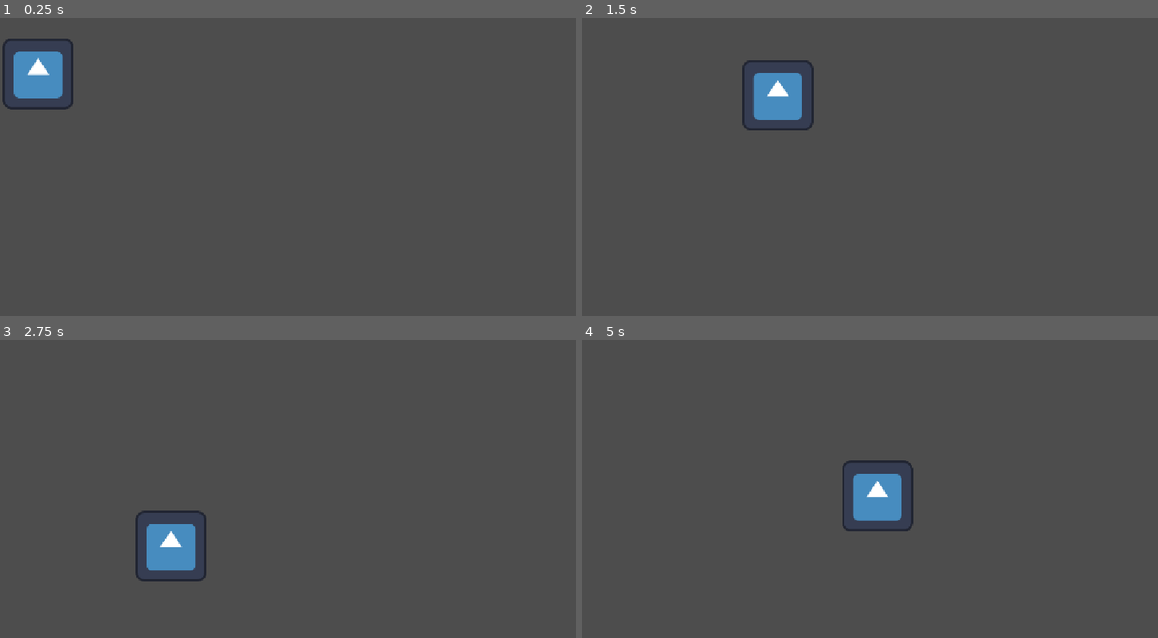
Above: before the commit, frames 1-4 (two rows, left to right).
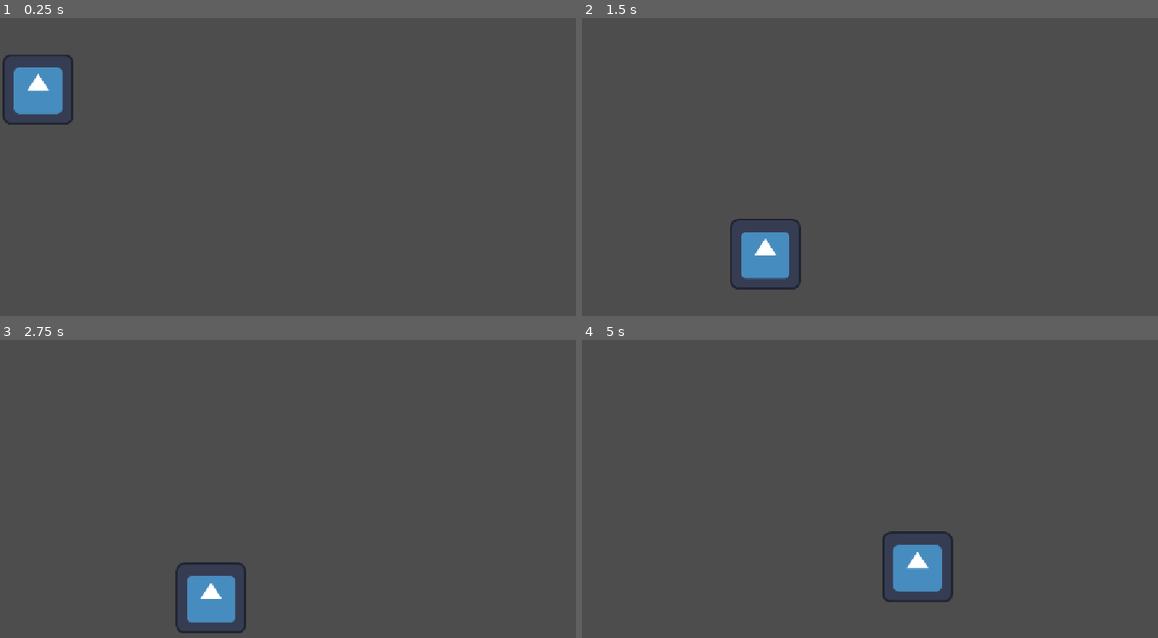
Above: after the commit, the same moments.

Repository: danielsalinasjo/godot-dojo
Game: Godot game, scene res://main.tscn
The game is run twice, just before and just after one commit, with the same random seed, the same clock (stepped at 60 frames per second) and the same inputs. The engine's default icon, where the game draws it, is replaced by a stand-in: a white triangle on a blue panel in a dark square.
Inputs:
- Up to frame 1 (0.25 s): no input
- Up to frame 2 (1.5 s): tap Enter (ui_accept) at 0.5, 0.6, 0.77, 1.07, 1.35 s; hold Right (ui_right) from 0.53 s (still down)
- Up to frame 3 (2.75 s): tap Enter (ui_accept) at 1.52, 1.82, 2.1 s; release Right (ui_right) at 2.03 s; hold Left (ui_left) from 2.03 s (still down)
- Up to frame 4 (5 s): release Left (ui_left) at 2.78 s; hold Right (ui_right) 2.78-4.28 s; tap Enter (ui_accept) at 2.85, 3.02, 3.32, 3.6, 3.77, 4.07, 4.35, 4.52, 4.82 s; hold Left (ui_left) from 4.28 s (still down)

The runs differ from the first frame. In frame 1, 1.5% of the frame differs, in the area x 0-13%, y 6-36%; in frame 2, 3.3%; in frame 3, 3.3%; in frame 4, 3.5%, in the area x 45-65%, y 40-88%.

Commit message:
S4: game feel con aceleración, fricción, salto variable y caída pesada

Diff:
--- a/sandbox/player.gd
+++ b/sandbox/player.gd
@@ -1,23 +1,35 @@
 extends CharacterBody2D
 
-const SPEED = 300.0
-const GRAVITY = 980.0
-const JUMP_VELOCITY = -450.0
+@export var speed: float = 300.0
+@export var gravity: float = 980.0
+@export var jump_velocity: float = -450.0
+@export var acceleration: float = 1800.0
+@export var friction: float = 1800.0
+@export var fall_multiplier: float = 2.0
 var jumps = 2
 
 # Called every frame. 'delta' is the elapsed time since the previous frame.
 func _physics_process(delta: float) -> void:
 	var directionX: float = Input.get_axis("ui_left", "ui_right")
-	velocity.x = directionX * SPEED
+	if directionX != 0:
+		velocity.x = move_toward(velocity.x, directionX*speed, acceleration*delta)
+	else:
+		velocity.x = move_toward(velocity.x, 0.0, friction*delta)
 
 	if not is_on_floor():
-		velocity.y += (GRAVITY * delta)
+		if velocity.y > 0:
+			velocity.y += (gravity * fall_multiplier * delta)
+		else:
+			velocity.y += (gravity * delta)
 
 	if is_on_floor():
 		jumps = 2
 
 	if Input.is_action_just_pressed("ui_accept") and jumps > 0:
 		jumps -= 1
-		velocity.y = JUMP_VELOCITY
+		velocity.y = jump_velocity
+
+	if Input.is_action_just_released("ui_accept") and velocity.y < 0:
+			velocity.y*=0.5
 
 	move_and_slide()
